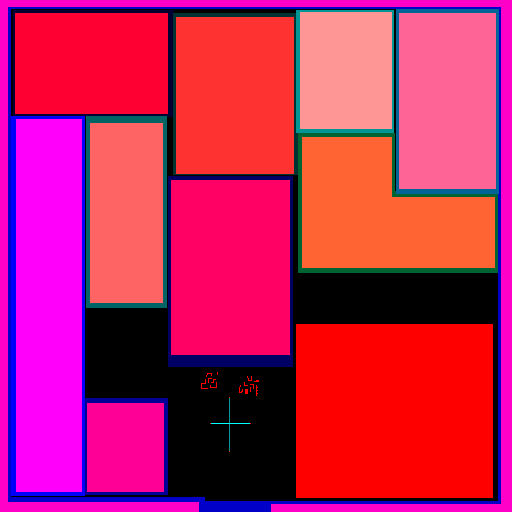
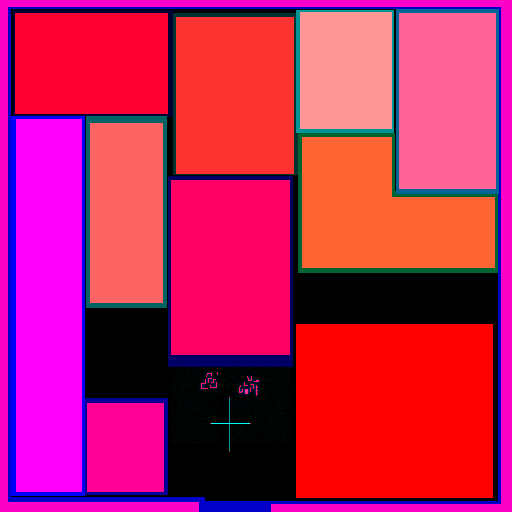
Layers edited between the first and the second w=512, h=512 image:
added layer "Layer 4" (lighten) above "Layer 3" over [192, 367, 267, 405]
added layer "Layer 5" (11%) above "Layer 1" over [171, 367, 291, 444]
